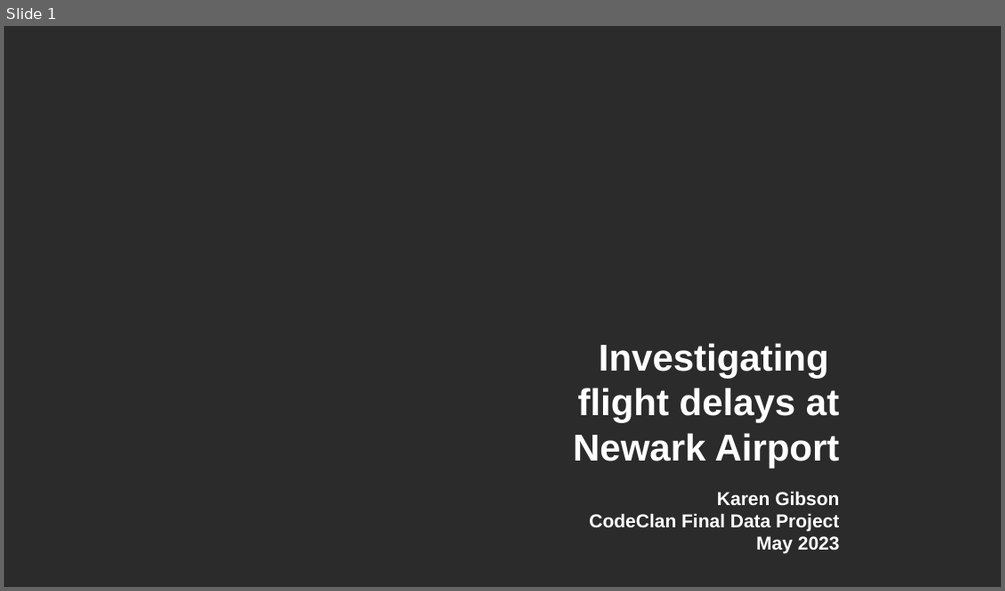
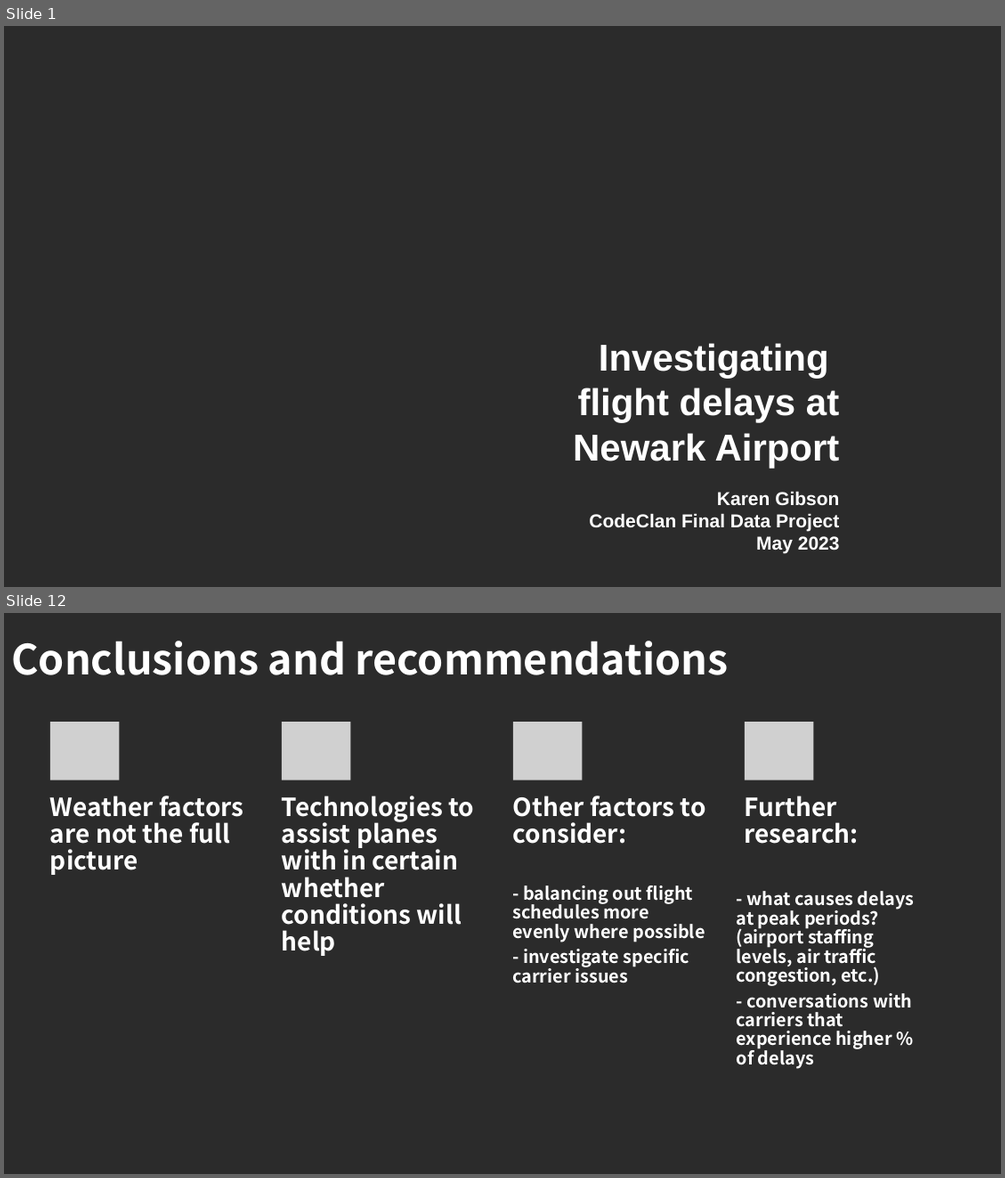
Before and after one commit to karenbgibson/final_project_flight_delays, a slide deck: investigating_flight_delays_newark.pptx. Shown one above the other, each under a label of ours: slide 1 before the commit, slides 1 and 12 after it; the slides between them are not shown. The pictures are 1005x591 and 1005x1178 pixels, drawn with LibreOffice and Linux fonts; fonts in the diff are those of the drawing; grey boxes stand for pictures; background and template pictures are left out; a plain dark background stands for a picture behind light text. Boxes give left, top, right and bottom in pixels: in the first picture for what was removed or moved away, otherwise in the second. Text is boxed around its words. In the diff, an @@ line names an element or a change of style, - is before the commit and + after.

```diff
--- a/investigating_flight_delays_newark.pptx
+++ b/investigating_flight_delays_newark.pptx
@@ slide 12 added at <box>4,613,1001,1174</box>, background picture (left out) @@
@@ title added at <box>11,641,728,675</box>, 40 pt, text #FFFFFF, bold @@
+Conclusions and recommendations
@@ group added at <box>50,722,914,1069</box>: 6 texts, 4 pictures @@
+Weather factors are not the full picture
+Technologies to assist planes with in certain whether conditions will help
+Other factors to consider:
+- balancing out flight schedules more evenly where possible
+- investigate specific carrier issues
+Further research:
+- what causes delays at peak periods? (airport staffing levels, air traffic congestion, etc.)
+- conversations with carriers that experience higher % of delays
```
Also in this commit, not shown: 6 slides changed, 4 other slides added, 1 slide removed, 23 other files.
